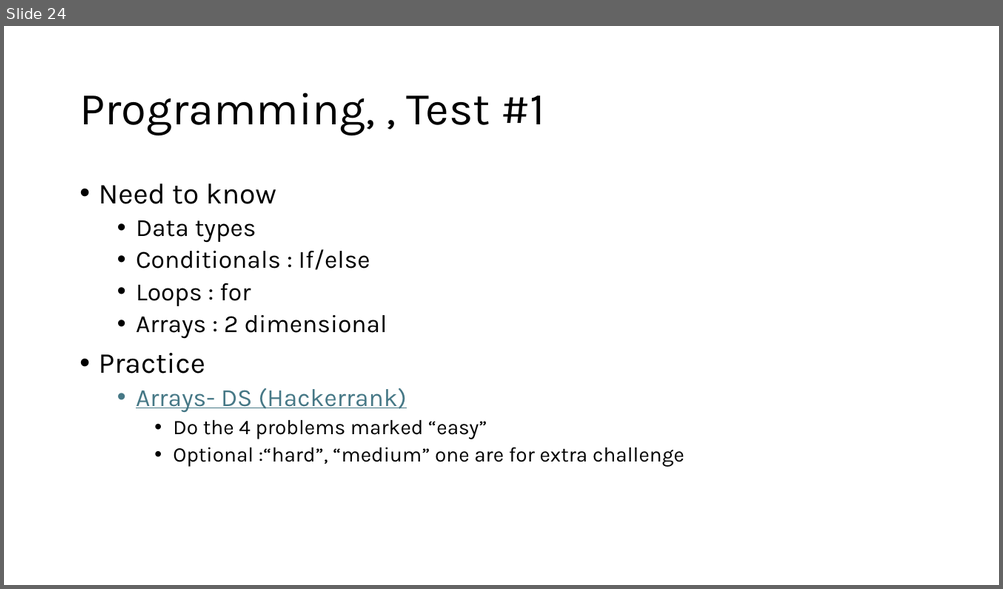
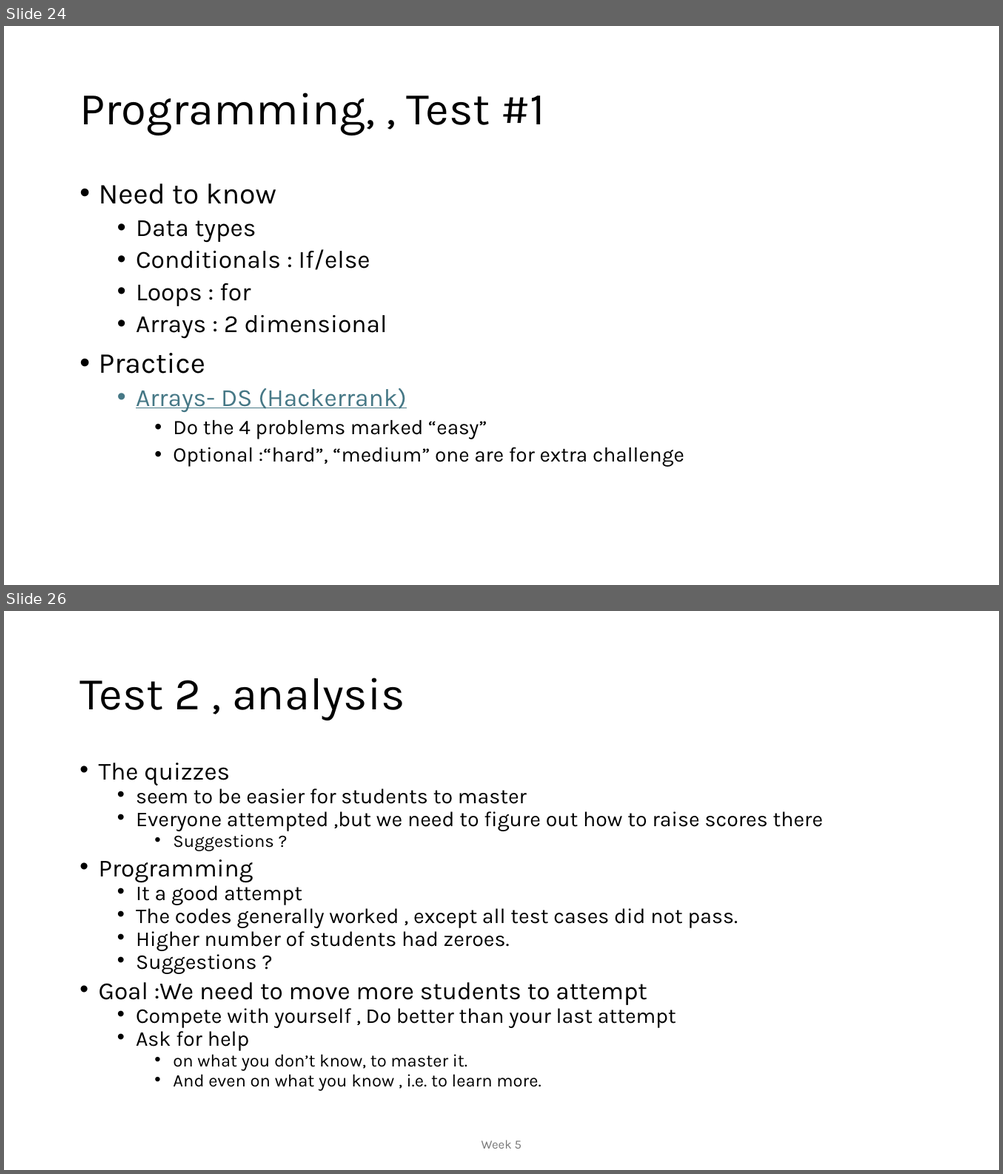
Before and after one commit to MoklaEducation/ems_winter_2025_acsl101, a slide deck: all/ExploringCSConceptsViaACSLCompetitions_all.pptx. Shown one above the other, each under a label of ours: slide 24 before the commit, slides 24 and 26 after it; the slides between them are not shown. The pictures are 1003x589 and 1003x1174 pixels, drawn with LibreOffice and Linux fonts; fonts in the diff are those of the drawing. Boxes give left, top, right and bottom in pixels: in the first picture for what was removed or moved away, otherwise in the second. Text is boxed around its words. In the diff, an @@ line names an element or a change of style, - is before the commit and + after.

Commit message:
wk 5 slides

```diff
--- a/all/ExploringCSConceptsViaACSLCompetitions_all.pptx
+++ b/all/ExploringCSConceptsViaACSLCompetitions_all.pptx
@@ slide 26 added at [4, 611, 999, 1170], background #FFFFFF @@
@@ title added at [79, 678, 405, 721], 44 pt, text #000000 @@
+Test 2 , analysis
@@ text added at [99, 763, 823, 1091], 20.4 pt, text #000000 @@
+• The quizzes
+  • seem to be easier for students to master
+  • Everyone attempted ,but we need to figure out how to raise scores there
+    • Suggestions ?
+• Programming
+  • It a good attempt
+  • The codes generally worked , except all test cases did not pass.
+  • Higher number of students had zeroes.
+  • Suggestions ?
+• Goal :We need to move more students to attempt
+  • Compete with yourself , Do better than your last attempt
+  • Ask for help
+    • on what you don’t know, to master it.
+    • And even on what you know , i.e. to learn more.
@@ text added at [481, 1140, 521, 1149], 12 pt, text #797979 @@
+Week 5
```
Also in this commit, not shown: 12 other slides added, 1 other file.
